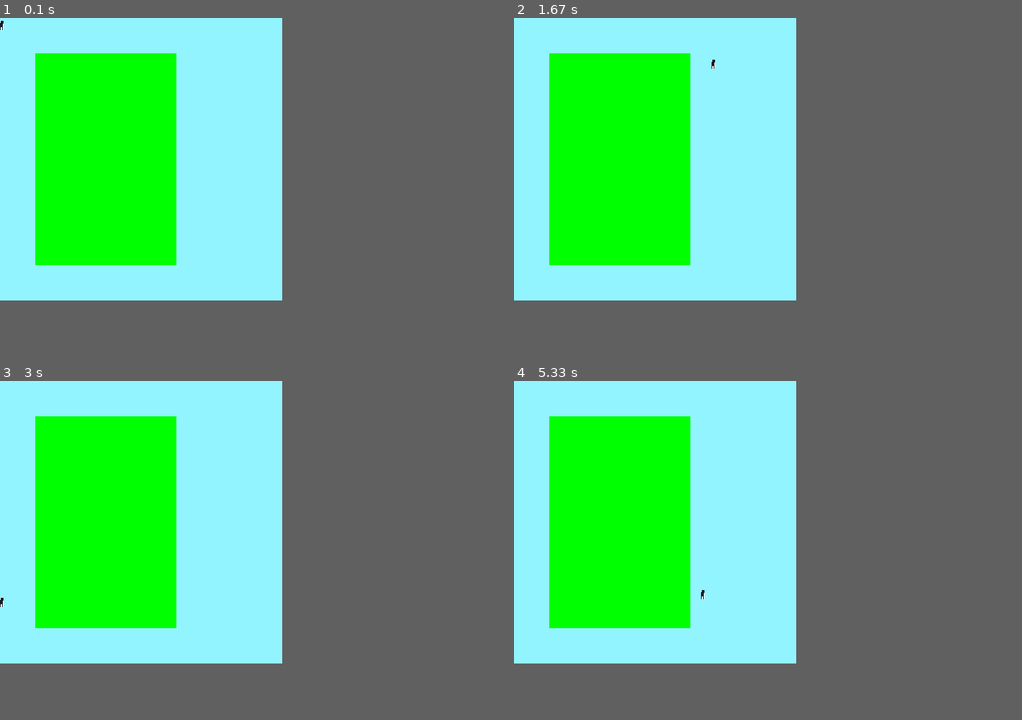
Above: before the commit, frames 1-4 (two rows, left to right).
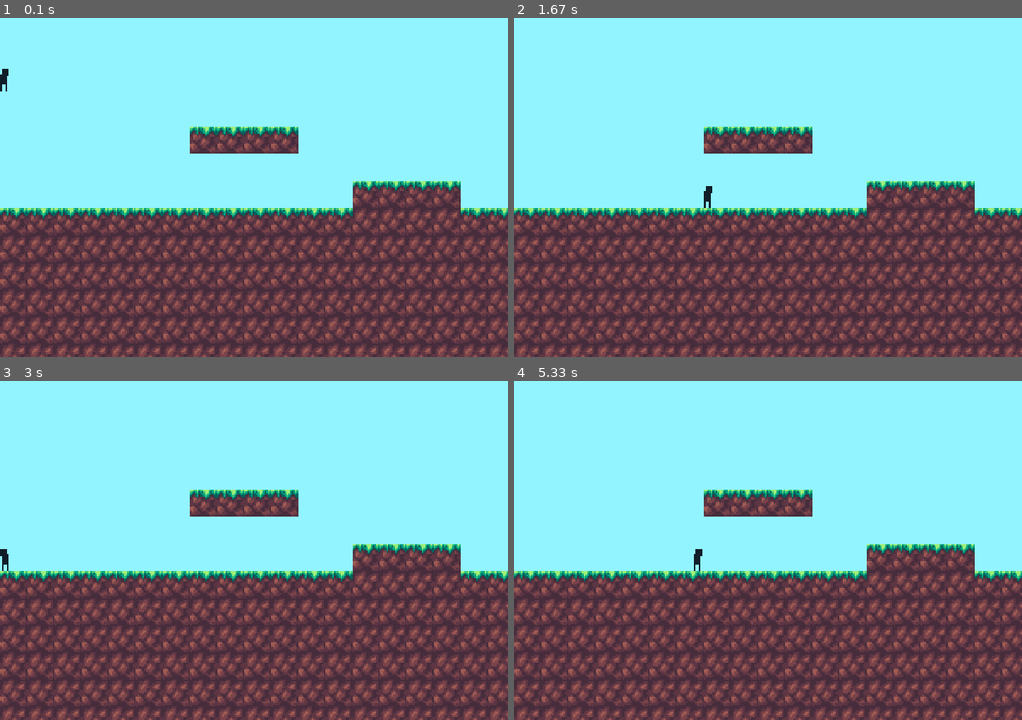
Above: after the commit, the same moments.

Repository: CuboMagico/pygame-tutorial-dafluffypotato
Game: pygame game, started from main.py
Same seed, same stepped clock (60 frames per second), same inputs: the game is played once before the commit and once after it.
Inputs:
- Up to frame 1 (0.1 s): no input
- Up to frame 2 (1.67 s): hold D 0.33-0.8 s; hold W 0.83-1.13 s; hold D 1.17-1.63 s
- Up to frame 3 (3 s): hold A 1.67-2.2 s; hold A 2.23-2.63 s
- Up to frame 4 (5.33 s): hold D 3.07-3.7 s; hold A 3.73-4.2 s; hold D 4.23-4.7 s; hold D from 5.07 s (still down)
The window is 400x400 before the commit and 720x480 after it. Grey fills any space a smaller window leaves; there, only what the larger window draws over its background counts as a difference.

The runs differ from the first frame. In frame 1, 60% of the frame differs, in the area x 0-100%, y 0-100%; in frame 2, 60%, in the area x 0-100%, y 10-100%; in frame 3, 60%; in frame 4, 60%.

Commit message:
Final do terceiro vídeo

Diff:
--- a/constants.py
+++ b/constants.py
@@ -1,12 +1,35 @@
 # Definições
 
-WINDOW_SIZE = (400, 400)
+WINDOW_SIZE = (720, 480)
+RESOLUTION = (300, 200)
 
-GRAVITY = 5
-VERTICAL_MOMENTUM = 0.2
+GRAVITY = 0.2
+VERTICAL_MOMENTUM = 5
 
 
 
 # Cores
 
+COLOR_KEY = (255, 255, 255)
+
 SKY_BLUE = (146, 244, 255)
+
+
+
+# Mapa
+
+MAP = [
+    [ "0", "0", "0", "0", "0", "0", "0", "0", "0", "0", "0", "0", "0", "0", "0", "0", "0", "0", "0", "0", "0", ],
+    [ "0", "0", "0", "0", "0", "0", "0", "0", "0", "0", "0", "0", "0", "0", "0", "0", "0", "0", "0", "0", "0", ],
+    [ "0", "0", "0", "0", "0", "0", "0", "0", "0", "0", "0", "0", "0", "0", "0", "0", "0", "0", "0", "0", "0", ],
+    [ "0", "0", "0", "0", "0", "0", "0", "0", "0", "0", "0", "0", "0", "0", "0", "0", "0", "0", "0", "0", "0", ],
+    [ "0", "0", "0", "0", "0", "0", "0", "1", "1", "1", "1", "0", "0", "0", "0", "0", "0", "0", "0", "0", "0", ],
+    [ "0", "0", "0", "0", "0", "0", "0", "0", "0", "0", "0", "0", "0", "0", "0", "0", "0", "0", "0", "0", "0", ],
+    [ "0", "0", "0", "0", "0", "0", "0", "0", "0", "0", "0", "0", "0", "1", "1", "1", "1", "0", "0", "0", "0", ],
+    [ "1", "1", "1", "1", "1", "1", "1", "1", "1", "1", "1", "1", "1", "2", "2", "2", "2", "1", "1", "1", "1", ],
+    [ "2", "2", "2", "2", "2", "2", "2", "2", "2", "2", "2", "2", "2", "2", "2", "2", "2", "2", "2", "2", "2", ],
+    [ "2", "2", "2", "2", "2", "2", "2", "2", "2", "2", "2", "2", "2", "2", "2", "2", "2", "2", "2", "2", "2", ],
+    [ "2", "2", "2", "2", "2", "2", "2", "2", "2", "2", "2", "2", "2", "2", "2", "2", "2", "2", "2", "2", "2", ],
+    [ "2", "2", "2", "2", "2", "2", "2", "2", "2", "2", "2", "2", "2", "2", "2", "2", "2", "2", "2", "2", "2", ],
+    [ "2", "2", "2", "2", "2", "2", "2", "2", "2", "2", "2", "2", "2", "2", "2", "2", "2", "2", "2", "2", "2", ]
+]
--- a/main.py
+++ b/main.py
@@ -1,6 +1,11 @@
+from math import ceil, floor
 import pygame, sys
 from pygame.locals import *
+
 from constants import *
+
+from typing import List
+
 
 clock = pygame.time.Clock()
 
@@ -8,34 +13,123 @@
 pygame.init()
 pygame.display.set_caption("Fazendo um jogo de plataforma")
 
+
 screen = pygame.display.set_mode(WINDOW_SIZE, 0, 32)
+display = pygame.surface.Surface(RESOLUTION)
 
+collision_types = { "top" : False, "bottom" : False, "left" : False, "right" : False }
 
 player = pygame.image.load("./images/player.png")
-player_location = [0, 0]
-player_rect = pygame.rect.Rect(player_location[0], player_location[1], player.get_width(), player.get_height())
+player.set_colorkey(COLOR_KEY)
+player_rect = pygame.rect.Rect(0, 0, player.get_width(), player.get_height())
+
+grass = pygame.image.load("./images/grass.png")
+dirt = pygame.image.load("./images/dirt.png")
 
 
 gravity = GRAVITY
 momentum = VERTICAL_MOMENTUM
+air_timer = 0
+
+moving_left = moving_right = False
 
 
-test_rect = pygame.rect.Rect(50, 50, 200, 300)
+def collision_test (rect : Rect, tiles : List[Rect]) -> List[Rect] :
+    hit_list = []
 
-moving_left = moving_right = False
+    for tile in tiles :
+        if rect.colliderect(tile) :
+            hit_list.append(tile)
+            pygame.draw.rect(screen, (255, 0, 0), tile)
+
+    return hit_list
+
+
+def move (rect : Rect, movement : List, tiles : List) :
+    collision_types = { "top" : False, "bottom" : False, "left" : False, "right" : False }
+
+    rect.x += movement[0]
+    hit_list : List = collision_test(rect, tiles)
+    for tile in hit_list :
+        if movement[0] > 0 :
+            rect.right = tile.left
+            collision_types["right"] = True
+
+        elif movement[0] < 0 :
+            rect.left = tile.right
+            collision_types["left"] = True
+
+    rect.y += movement[1]
+    hit_list = collision_test(rect, tiles)
+    for tile in hit_list :
+        if movement[1] > 0 :
+            rect.bottom = tile.top
+            collision_types["bottom"] = True
+
+
+        elif movement[1] < 0 :
+            rect.top = tile.bottom
+            collision_types["top"] = True
+
+    return rect, collision_types
 
 
 run = True
 while run :
 
 
-    # Renderização na tela
-    screen.fill(SKY_BLUE)
-    screen.blit(player, player_location)
+    # Preenchimento de fundo
+
+    display.fill(SKY_BLUE)
+
+
+
+    # Renderização do mapa
+
+    hit_list = []
+
+    y_tile = 0
+    for row in MAP :
+        x_tile = 0
+
+        for tile in row :
+            if tile != "0" :
+                hit_list.append(pygame.rect.Rect(x_tile, y_tile, 16, 16))
+
+            if tile == "1" :
+                display.blit(grass, (x_tile, y_tile))
+
+            elif tile == "2" :
+                display.blit(dirt, (x_tile, y_tile))
+
+
+            x_tile += 16
+        y_tile += 16
+
+
+
+    # Movimentação do player
+
+    player_movement = [0, 0]
+
+    print(momentum)
+
+
+    if moving_right :
+        player_movement[0] += 2
+        player = pygame.image.load("./images/player.png")
+        player.set_colorkey(COLOR_KEY)
+
+    if moving_left :
+        player_movement[0] -= 2
+        player = pygame.transform.flip(pygame.image.load("./images/player.png"), True, False)
+        player.set_colorkey(COLOR_KEY)
+
 
 
 
     # Eventos e captura de teclas
+
     for event in pygame.event.get() :
         if event.type == QUIT :
             run = False
@@ -47,6 +141,9 @@
             elif event.key == K_d :
                 moving_right = True
 
+            if event.key == K_w and air_timer < 10 :
+                momentum = -5
+
         if event.type == KEYUP :
             if event.key == K_a :
                 moving_left = False
@@ -55,35 +152,29 @@
                 moving_right = False
 
 
-    # Movimento do personagem
+    # Gravidade
+    momentum += gravity
 
-    if moving_left :
-        player_location[0] -= 5
+    if collision_types["top"] or collision_types["bottom"] :
+        momentum = 0
+        air_timer = 0
 
-    elif moving_right :
-        player_location[0] += 5
+    else :
+        air_timer += 1
+        player_movement[1] += momentum
 
 
-    # Colisão
+    if momentum > 5 :
+        momentum = 5
 
-    player_rect.x = player_location[0]
-    player_rect.y = player_location[1]
+    # print(collision_types)
 
-    if player_rect.colliderect(test_rect) :
-        pygame.draw.rect(screen, (255, 0, 0), test_rect)
-    else :
-        pygame.draw.rect(screen, (0, 255, 0), test_rect)
+    player_rect, collision_types = move(player_rect, player_movement, hit_list) # Definição de movimentação
 
+    # Renderização na tela
 
-    # Gravidade
-
-    if player_location[1] > WINDOW_SIZE[1] - player.get_height() :
-        momentum = -momentum
-    else :
-        momentum += 0.2
-
-    player_location[1] += momentum
-
+    display.blit(player, (player_rect.x, player_rect.y))
+    screen.blit(pygame.transform.scale(display, WINDOW_SIZE), (0, 0))
 
     # Configurações
     pygame.display.update()
